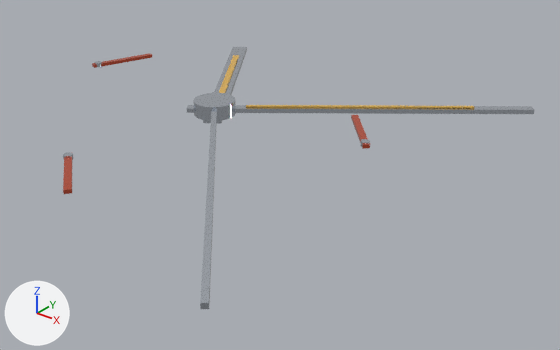
One commit to the glTF model public/assets/3d/archetypes/hands-chronograph-syringe.glb: the scene before it, then after it.
Camera for both pictures: a 50 mm lens placed at (17.6, -18.4, 10.2), pointed at (3.0, -0.1, -1.1). The lights are fixed; the arrows at lower left show +X, +Y and +Z. The picture after the commit comes second. Where no turn or scale is listed for an object, it has been applied to the vertices.

In view in the first picture: 'DD_ARCH_HAND_0', 'DD_ARCH_HAND_1', 'DD_ARCH_HAND_2', 'DD_ARCH_HAND_HUB', 'DD_ARCH_HAND_LUME_1', 'DD_ARCH_VK63_HUB_0', 'DD_ARCH_VK63_HUB_1', 'DD_ARCH_VK63_HUB_2', 'DD_ARCH_VK63_SYRINGE_0', 'DD_ARCH_VK63_SYRINGE_1', 'DD_ARCH_VK63_SYRINGE_2' and 1 more.
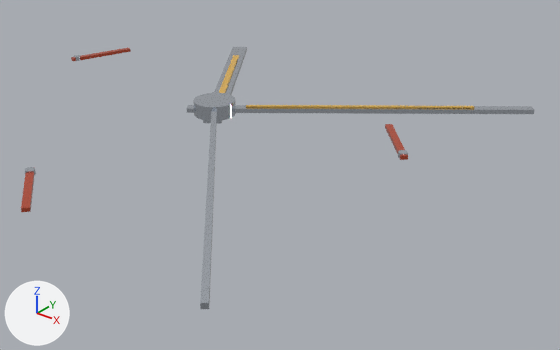
Where the change shows, as pixel boxes [x1, y1, x2, y2] in the pictures (560 x 350 px):
'DD_ARCH_VK63_SYRINGE_1', moved
    before: [63, 152, 72, 194]
    after: [21, 172, 34, 212]
'DD_ARCH_VK63_SYRINGE_2', moved
    before: [351, 115, 370, 149]
    after: [385, 124, 408, 160]
'DD_ARCH_VK63_SYRINGE_0', moved
    before: [92, 53, 152, 68]
    after: [71, 48, 131, 62]
'DD_ARCH_VK63_HUB_1', moved
    before: [63, 152, 73, 160]
    after: [25, 167, 36, 175]
'DD_ARCH_VK63_HUB_2', moved
    before: [361, 139, 370, 147]
    after: [398, 150, 408, 158]
'DD_ARCH_VK63_HUB_0', moved
    before: [94, 61, 102, 67]
    after: [73, 55, 80, 61]

The change, as a diff of the scene's bpy script:
```diff
--- a/public/assets/3d/archetypes/hands-chronograph-syringe.glb.py
+++ b/public/assets/3d/archetypes/hands-chronograph-syringe.glb.py
@@ ob_dd_arch_vk63_hub_0 @@
 ob_dd_arch_vk63_hub_0 = bpy.data.objects.new('DD_ARCH_VK63_HUB_0', me_cylinder_001)
-ob_dd_arch_vk63_hub_0.location = (-6.2, 0.0, 0.84)
+ob_dd_arch_vk63_hub_0.location = (-7.5, 0.0, 0.84)
@@ ob_dd_arch_vk63_hub_1 @@
 ob_dd_arch_vk63_hub_1 = bpy.data.objects.new('DD_ARCH_VK63_HUB_1', me_cylinder_002)
-ob_dd_arch_vk63_hub_1.location = (0.0, -6.2, 0.84)
+ob_dd_arch_vk63_hub_1.location = (0.0, -7.5, 0.84)
@@ ob_dd_arch_vk63_hub_2 @@
 ob_dd_arch_vk63_hub_2 = bpy.data.objects.new('DD_ARCH_VK63_HUB_2', me_cylinder_003)
-ob_dd_arch_vk63_hub_2.location = (6.2, 0.0, 0.84)
+ob_dd_arch_vk63_hub_2.location = (7.5, 0.0, 0.84)
@@ ob_dd_arch_vk63_syringe_0 @@
 ob_dd_arch_vk63_syringe_0 = bpy.data.objects.new('DD_ARCH_VK63_SYRINGE_0', me_cube_005)
-ob_dd_arch_vk63_syringe_0.location = (-5.88, 0.98, 0.82)
+ob_dd_arch_vk63_syringe_0.location = (-7.18, 0.98, 0.82)
@@ ob_dd_arch_vk63_syringe_1 @@
 ob_dd_arch_vk63_syringe_1 = bpy.data.objects.new('DD_ARCH_VK63_SYRINGE_1', me_cube_006)
-ob_dd_arch_vk63_syringe_1.location = (0.81, -6.83, 0.82)
+ob_dd_arch_vk63_syringe_1.location = (0.81, -8.13, 0.82)
@@ ob_dd_arch_vk63_syringe_2 @@
 ob_dd_arch_vk63_syringe_2 = bpy.data.objects.new('DD_ARCH_VK63_SYRINGE_2', me_cube_007)
-ob_dd_arch_vk63_syringe_2.location = (5.51, 0.76, 0.82)
+ob_dd_arch_vk63_syringe_2.location = (6.81, 0.76, 0.82)
```
